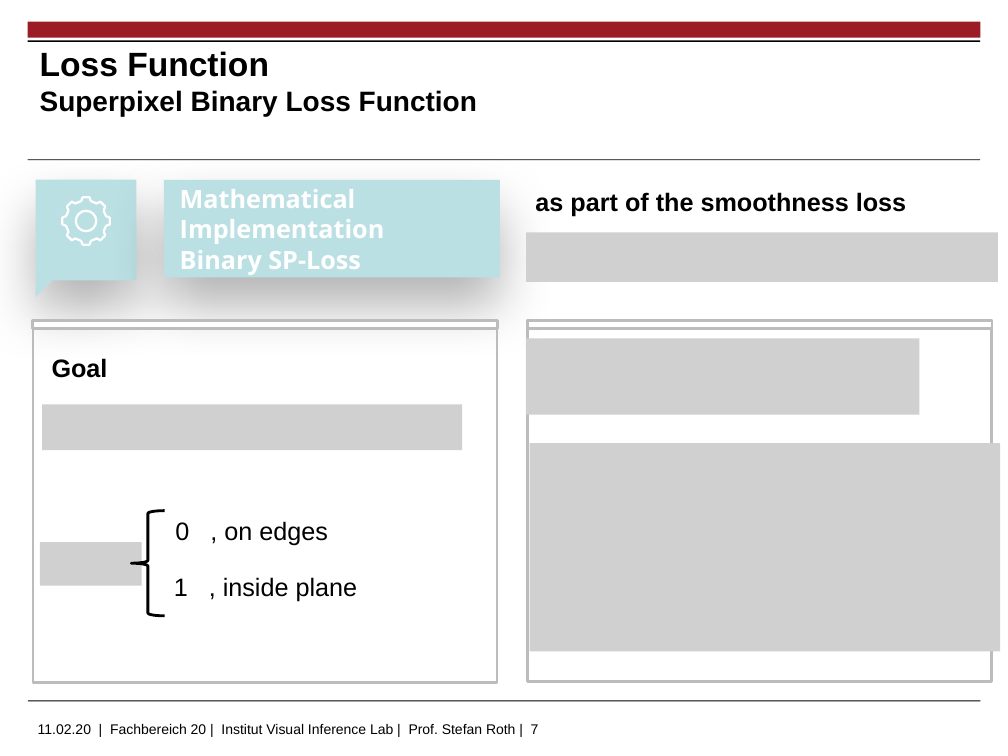
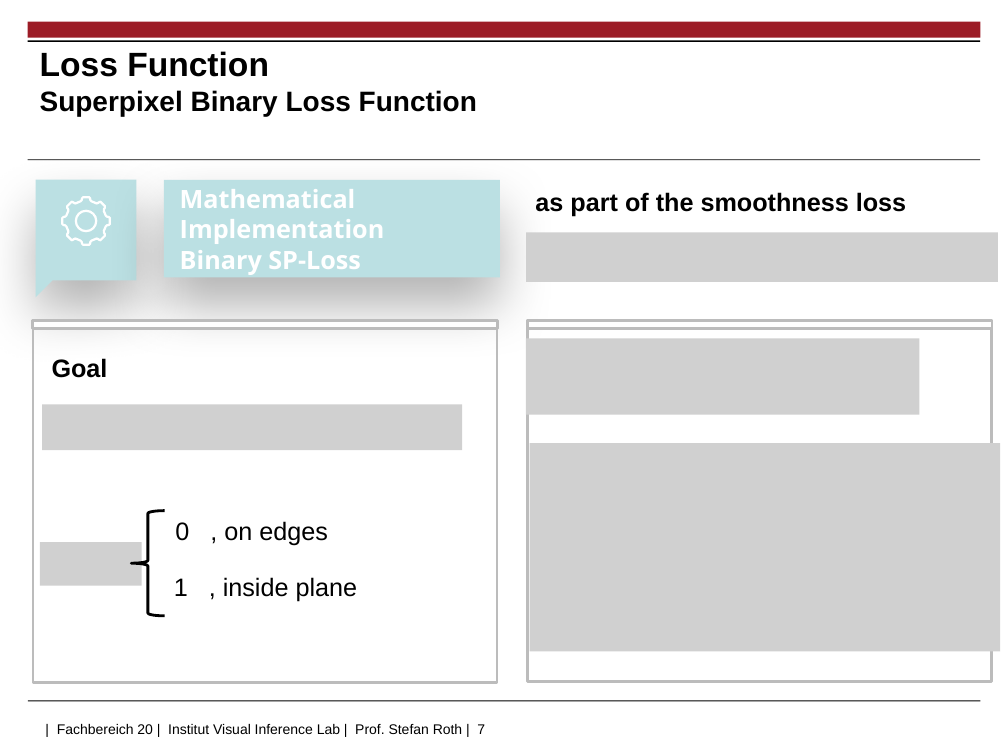
Before and after one commit to jhd-old/Deep-Learning-Lab, a slide deck: slide 7 of meetings/2020_02_14_endterm/endterm_final_Korbi.pptx. Drawn at 1008x756 pixels with LibreOffice and Linux fonts; fonts in the diff are those of the drawing; grey boxes stand for pictures; background and template pictures are left out. Boxes give left, top, right and bottom in pixels: in the first picture for what was removed or moved away, otherwise in the second. Text is boxed around its words. In the diff, an @@ line names an element or a change of style, - is before the commit and + after.

```diff
--- a/meetings/2020_02_14_endterm/endterm_final_Korbi.pptx
+++ b/meetings/2020_02_14_endterm/endterm_final_Korbi.pptx
@@ text at [57, 724, 485, 734]: text changed @@
-11.02.20 | Fachbereich 20 | Institut Visual Inference Lab | Prof. Stefan Roth | 7
+| Fachbereich 20 | Institut Visual Inference Lab | Prof. Stefan Roth | 7
```
Also in this commit, not shown: 8 other slides changed.
